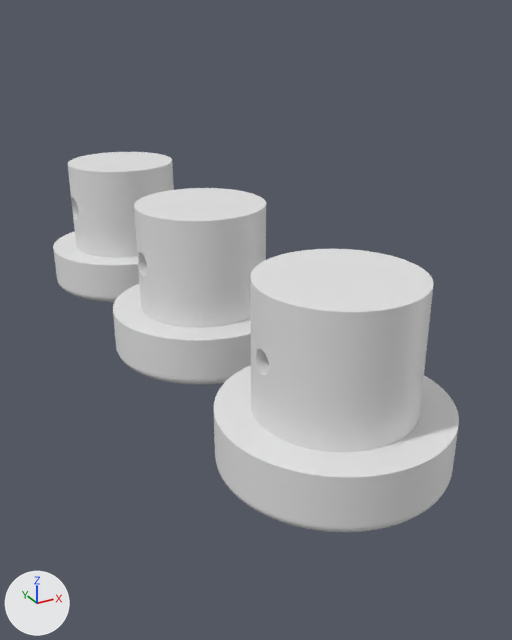
The Blender file rabbit ears corkscrew bushing.blend: old version first, new version second.
One viewpoint serves both versions: a 50 mm lens placed at (-29.6, -65.7, 34.6), pointed at (4.4, -3.9, 3.7). Lighting does not change. The marker at lower left points along +X, +Y and +Z.
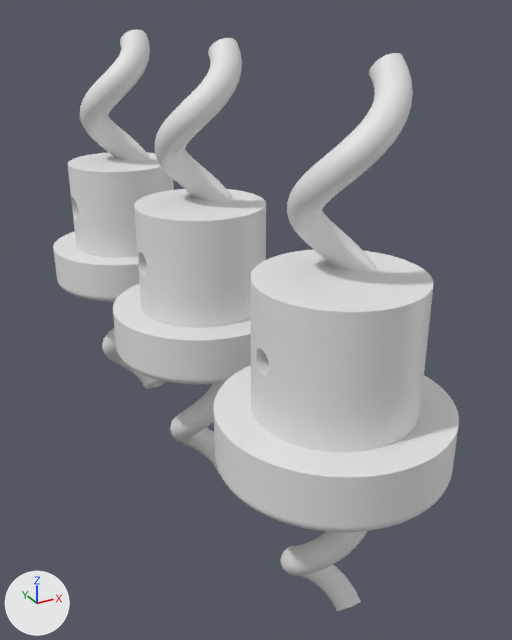
Commit message: add circle-generated corkscrews

Where the change shows, as pixel boxes [x1, y1, x2, y2] in the pictures (512 x 640 px):
'Circle.001', added: after [281, 53, 413, 611]
'Circle', added: after [155, 38, 242, 474]
'Circle.002', added: after [80, 29, 167, 389]

The change, as a list of edits to the scene's bpy script:
```text
Add me_circle_001:
    me_circle_001.from_pydata(...)  # 9100 vertices, 9000 faces; spans x -7.2..1.5, y -1.6..36.0, z -34.5..0.0
    me_circle_001.polygons.foreach_set('use_smooth', [True] * 9000)
Add me_circle_002:
    me_circle_002.from_pydata(...)  # 9100 vertices, 9000 faces; spans x -7.0..1.3, y -1.3..35.8, z -34.5..0.0
    me_circle_002.polygons.foreach_set('use_smooth', [True] * 9000)
Add me_circle_003:
    me_circle_003.from_pydata(...)  # 9100 vertices, 9000 faces; spans x -7.5..1.8, y -1.8..36.3, z -34.5..0.0
    me_circle_003.polygons.foreach_set('use_smooth', [True] * 9000)
Add ob_circle:
    ob_circle = bpy.data.objects.new('Circle', me_circle_001)
    ob_circle.location = (2.9, 0.0, -17.8)
    ob_circle.rotation_euler = (2.356, 0.0, 0.0)  # degrees (135, 0, 0)
Add ob_circle_001:
    ob_circle_001 = bpy.data.objects.new('Circle.001', me_circle_002)
    ob_circle_001.location = (2.9, -25.0, -17.8)
    ob_circle_001.rotation_euler = (2.356, 0.0, 0.0)  # degrees (135, 0, 0)
Add ob_circle_002:
    ob_circle_002 = bpy.data.objects.new('Circle.002', me_circle_003)
    ob_circle_002.location = (2.9, 25.0, -17.8)
    ob_circle_002.rotation_euler = (2.356, 0.0, 0.0)  # degrees (135, 0, 0)
```
